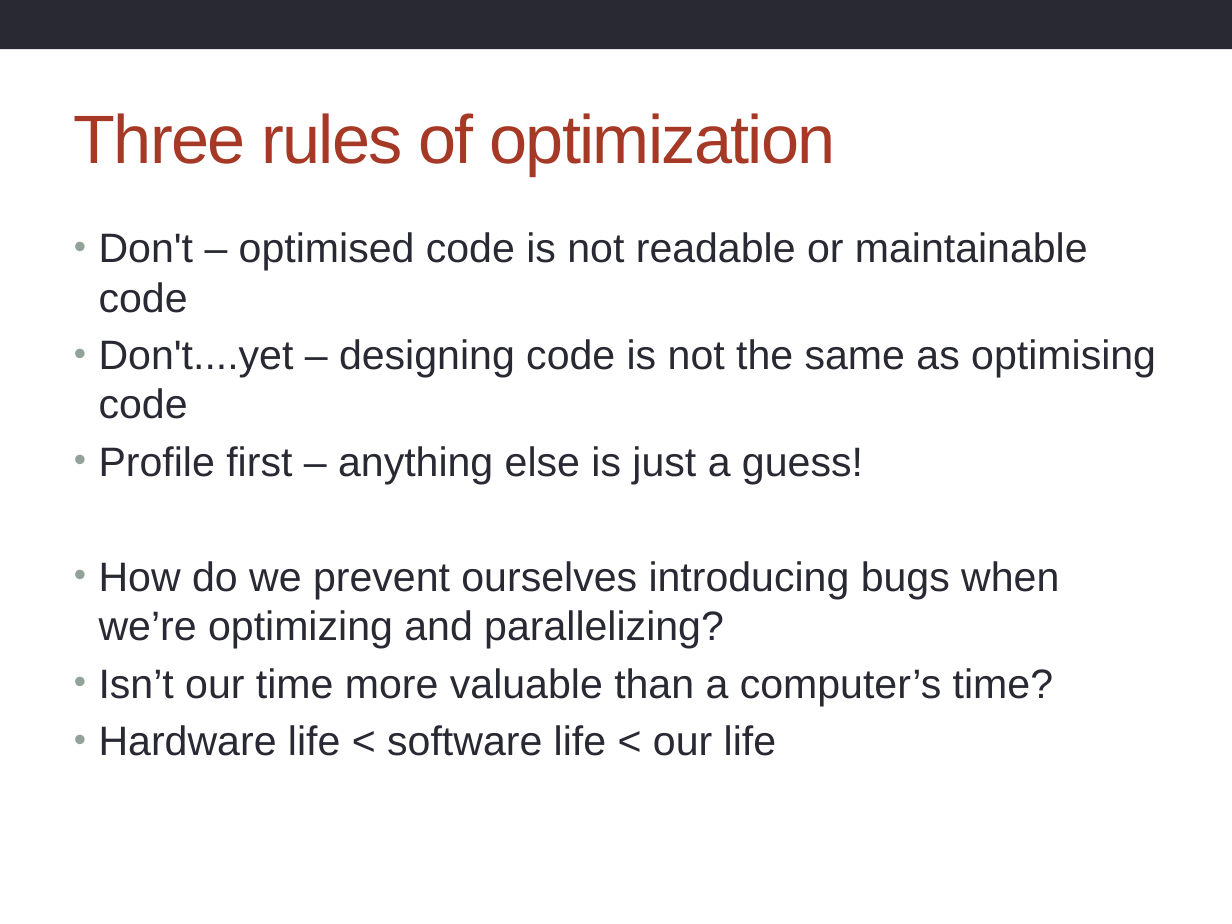
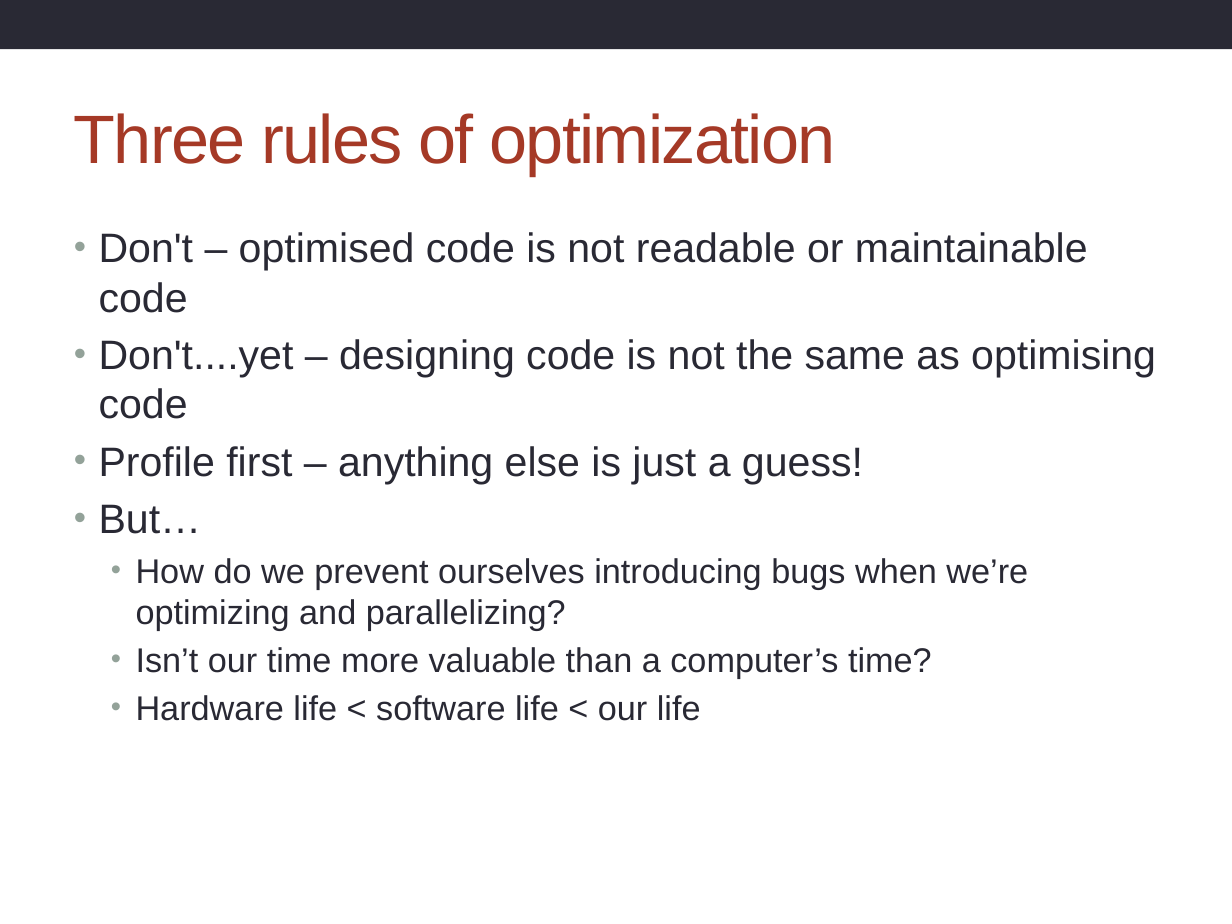
Before and after one commit to supa-uk/2014-12-11-ugsupa, a slide deck: slide 8 of archer/Introduction.pptx. Drawn at 1232x924 pixels with LibreOffice and Linux fonts; fonts in the diff are those of the drawing; background and template pictures are left out. Boxes give left, top, right and bottom in pixels: in the first picture for what was removed or moved away, otherwise in the second. Text is boxed around its words. In the diff, an @@ line names an element or a change of style, - is before the commit and + after.

```diff
--- a/archer/Introduction.pptx
+++ b/archer/Introduction.pptx
@@ text at (99, 504, 202, 534): paragraph added @@
+• But…
@@ text at (136, 558, 1028, 721): size 24 to 20 pt in "How do we prevent ourselves introducing bugs ...", "Isn’t our time more valuable than a ...", "Hardware life < software life < our ..."; list level 1 to 2 in "How do we prevent ourselves ..."; list level 1 to 2 in "Isn’t our time more valuable ..."; list level 1 to 2 in "Hardware life < software life ..." @@
```
Also in this commit, not shown: 1 other slide changed.
